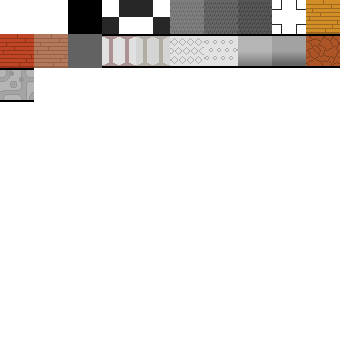
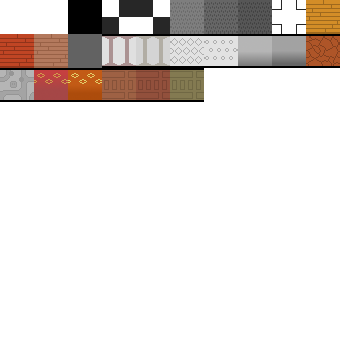
Two versions of the same layered image (340x340). Layer-by-layer changes:
added layer "Layer" above "Background" over <box>34,73,102,84</box>
painted on "Background" over <box>34,68,204,102</box>
